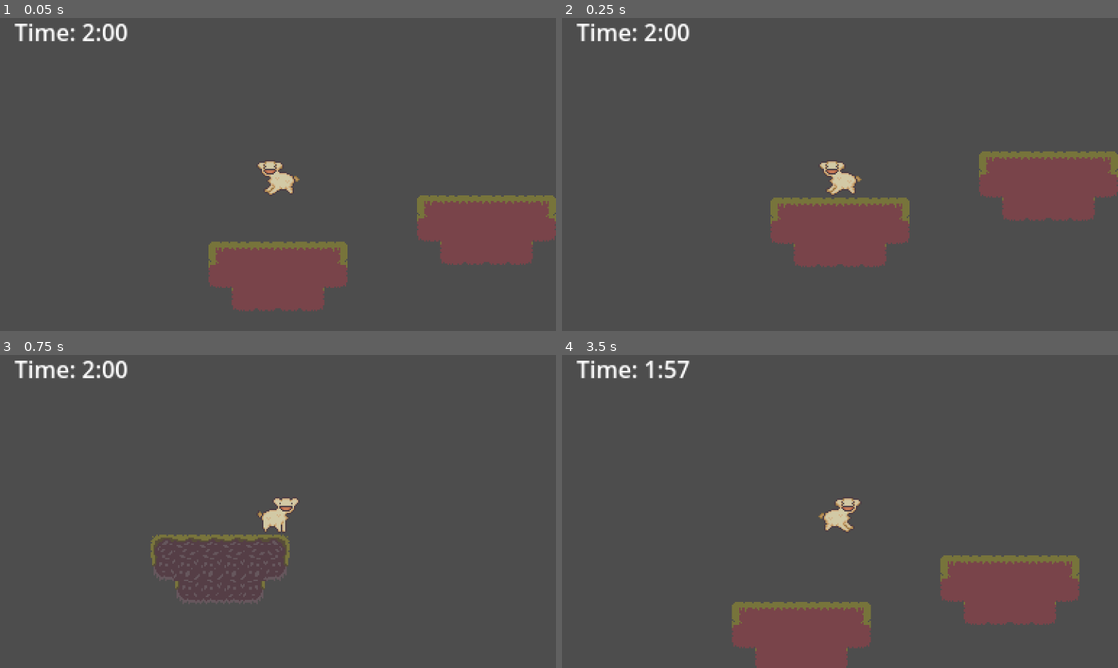
Above: before the commit, frames 1-4 (two rows, left to right).
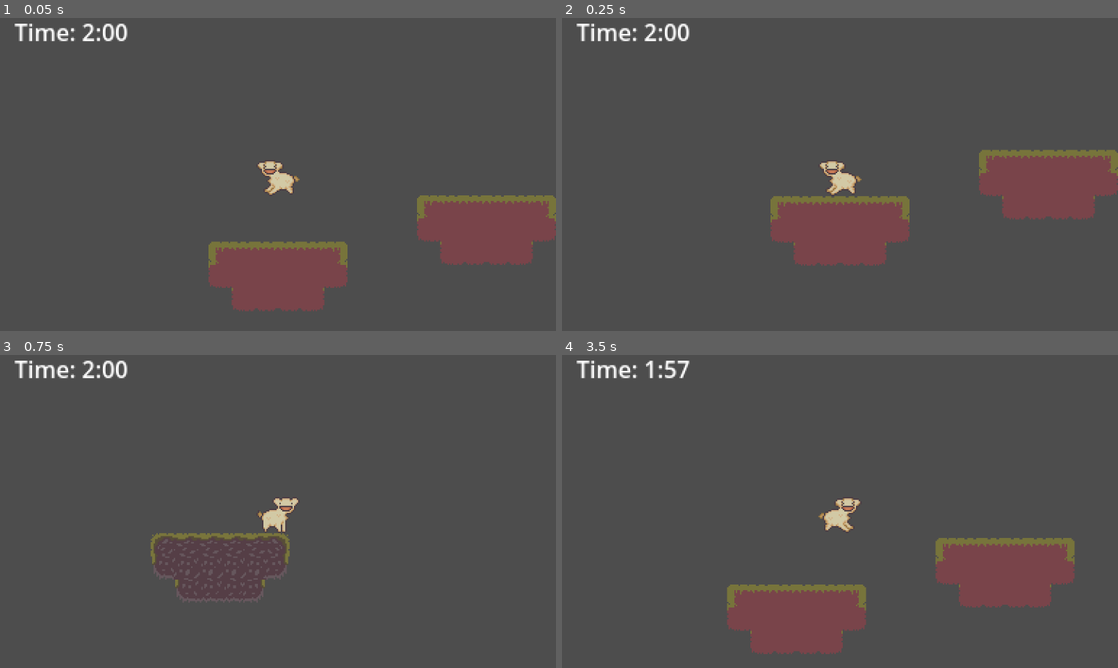
Above: after the commit, the same moments.

Repository: colormak3r/VGDC-Game-Jam-Fall-2023
Game: Godot game, scene res://levelone.tscn
Two runs of this game, one before a commit and one after it. Both use one fixed random seed, a clock stepped at 60 frames per second and the inputs below.
Inputs:
- Up to frame 1 (0.05 s): no input
- Up to frame 2 (0.25 s): no input
- Up to frame 3 (0.75 s): hold D (right) from 0.53 s (still down); tap F (swap) at 0.6 s
- Up to frame 4 (3.5 s): tap W (jump) at 0.77, 1.52, 3.02 s; tap F (swap) at 1.35, 2.1, 2.85 s; release D (right) at 2.03 s; hold A (left) 2.03-2.78 s; hold D (right) from 2.78 s (still down)

Frame 1 is identical in both runs. In frame 2, 0.7% of the frame differs, in the area x 37-100%, y 42-80%; in frame 3, 0.7%; in frame 4, 6.8%, in the area x 29-93%, y 58-100%.

Commit message:
deleted signal

Diff:
--- a/player.gd
+++ b/player.gd
@@ -20,8 +20,6 @@
 	else :
 		animated_sprite_2d.play("Jump")
 
-	if Input.is_action_just_pressed("swap"):
-		swapped()
 	# Handle Jump.
 	if Input.is_action_just_pressed("jump") and is_on_floor():
 		velocity.y = jump_velocity
@@ -54,6 +52,3 @@
 
 func reset_spawn():
 	player.position = spawn_point.position
-
-func swapped():
-	emit_signal("swap_pressed")
--- a/player.tscn
+++ b/player.tscn
@@ -5,7 +5,7 @@
 [ext_resource type="Texture2D" uid="uid://ddb5b6lmhgike" path="res://graphics/lulu.png" id="2_qasda"]
 
 [sub_resource type="RectangleShape2D" id="RectangleShape2D_78rb3"]
-size = Vector2(32, 32)
+size = Vector2(30, 30)
 
 [sub_resource type="AtlasTexture" id="AtlasTexture_wa3mk"]
 atlas = ExtResource("2_qasda")
@@ -43,7 +43,7 @@
 
 [node name="AnimatedSprite2D" type="AnimatedSprite2D" parent="."]
 sprite_frames = SubResource("SpriteFrames_lxluh")
-animation = &"Jump"
+animation = &"Idle"
 
 [node name="Camera2D" type="Camera2D" parent="."]
 zoom = Vector2(3, 3)
